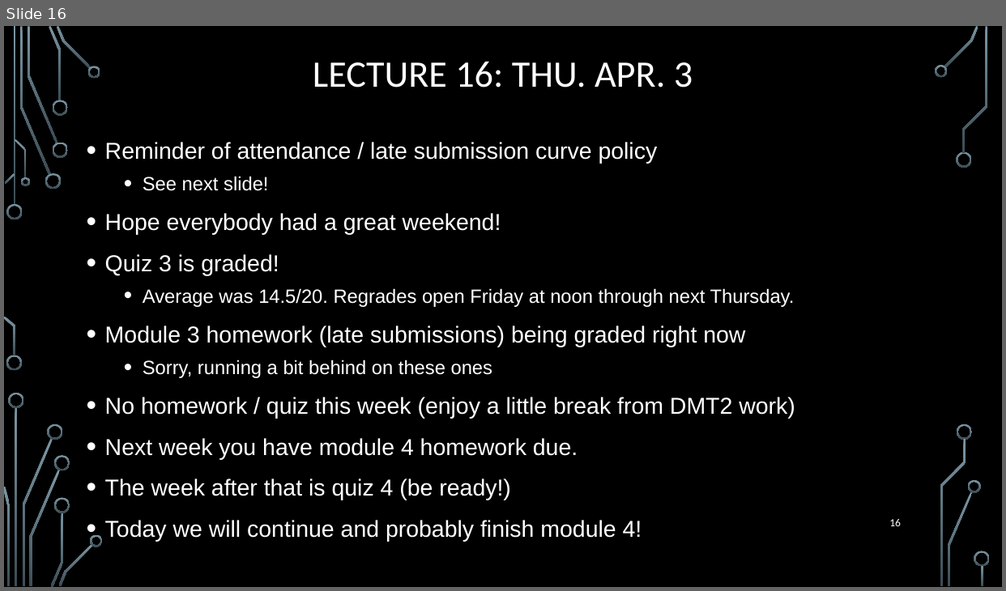
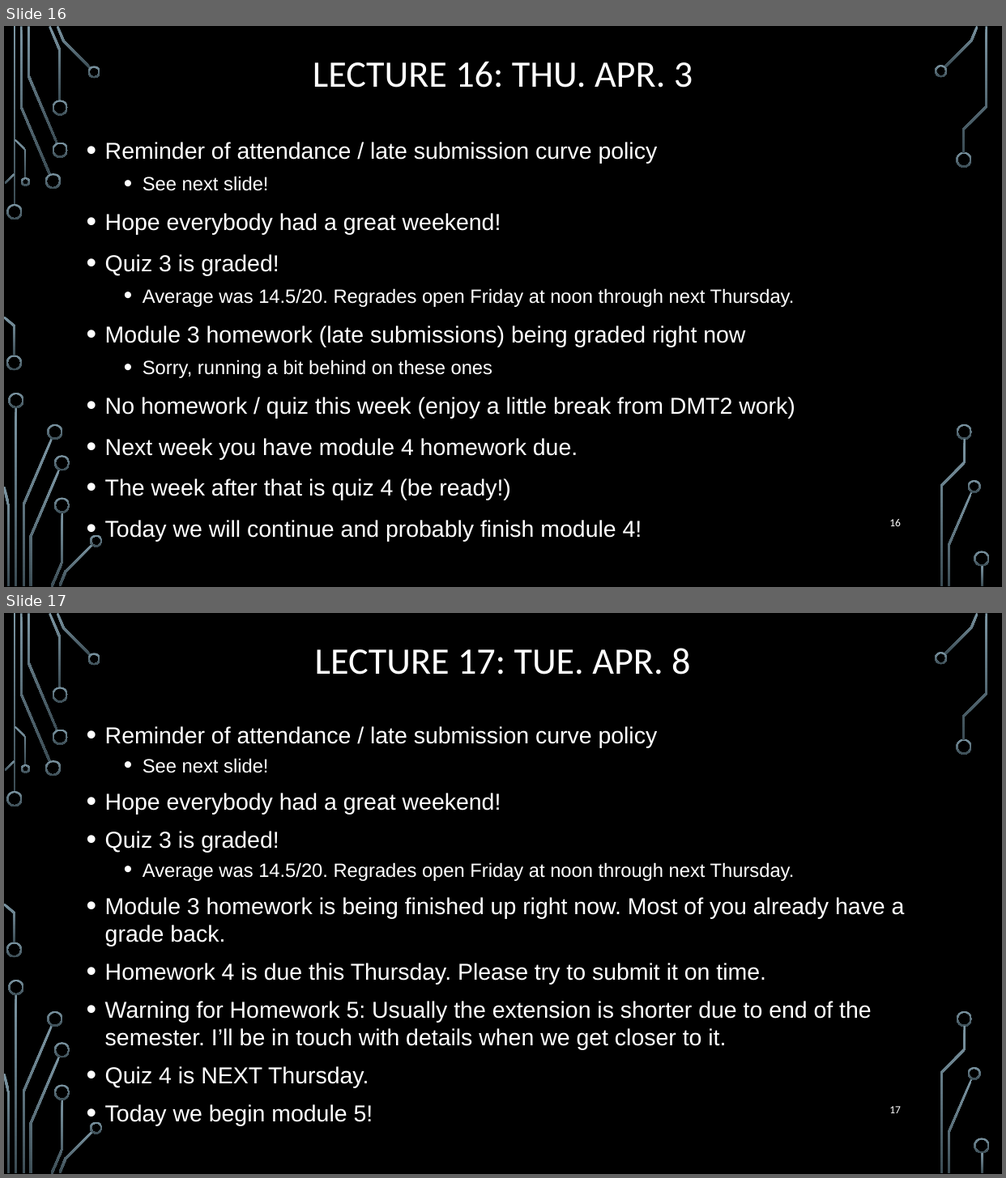
Before and after one commit to markfloryan/dmt2, a slide deck: slides/00-DailyAnnouncements.pptx. Shown one above the other, each under a label of ours: slide 16 before the commit, slides 16 and 17 after it. The pictures are 1006x591 and 1006x1178 pixels, drawn with LibreOffice and Linux fonts; fonts in the diff are those of the drawing; background and template pictures are left out. Boxes give left, top, right and bottom in pixels: in the first picture for what was removed or moved away, otherwise in the second. Text is boxed around its words. In the diff, an @@ line names an element or a change of style, - is before the commit and + after.

```diff
--- a/slides/00-DailyAnnouncements.pptx
+++ b/slides/00-DailyAnnouncements.pptx
@@ slide 17 added at [4,613,1002,1174], background picture (left out); not listed: 36 template elements that a slide beside it also shows @@
@@ title added at [315,648,690,675], 36 pt, text #FFFFFF @@
+LECTURE 17: TUE. APR. 8
@@ text added at [105,726,905,1127], 22.2 pt, text #FFFFFF @@
+• Reminder of attendance / late submission curve policy
+  • See next slide!
+• Hope everybody had a great weekend!
+• Quiz 3 is graded!
+  • Average was 14.5/20. Regrades open Friday at noon through next Thursday.
+• Module 3 homework is being finished up right now. Most of you already have a grade back.
+• Homework 4 is due this Thursday. Please try to submit it on time.
+• Warning for Homework 5: Usually the extension is shorter due to end of the semester. I’ll be in touch with details when we get closer to it.
+• Quiz 4 is NEXT Thursday.
+• Today we begin module 5!
@@ page number added at [889,1106,901,1114], 10.5 pt, text #FFFFFF @@
+17
```
Also in this commit, not shown: 1 slide changed, 1 other file.
